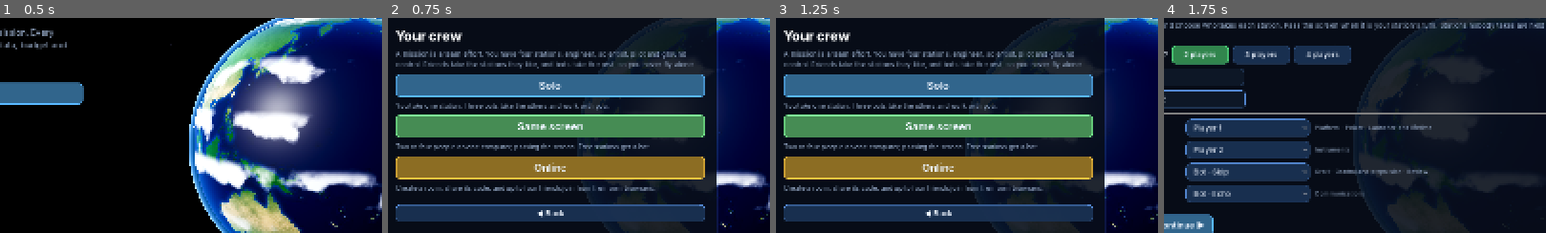
Above: before the commit, frames 1-4 (left to right).
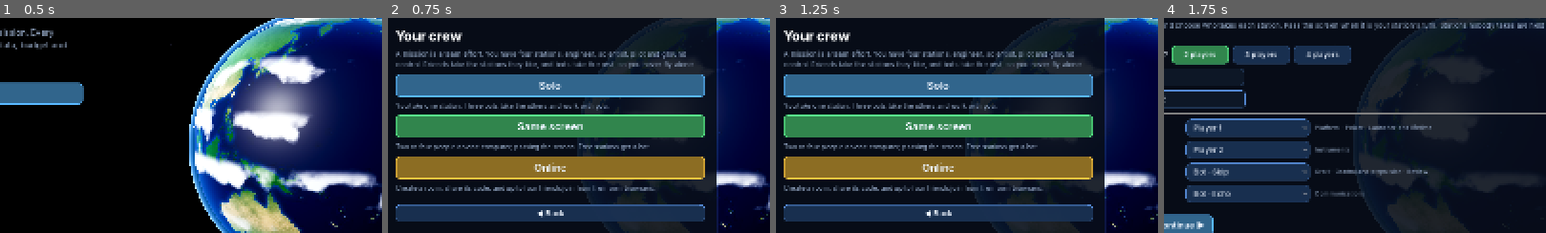
Above: after the commit, the same moments.

Repository: alexanderkholodov1/farpoint-horizon
Game: Godot game, scene res://scenes/main.tscn
The game is run twice, just before and just after one commit, with the same random seed, the same clock (stepped at 60 frames per second) and the same inputs.
Inputs:
- Up to frame 1 (0.5 s): no input
- Up to frame 2 (0.75 s): click "▶ Play" at 0.5 s
- Up to frame 3 (1.25 s): no input
- Up to frame 4 (1.75 s): click "Same screen" at 1.25 s
The pictures show only the part of the screen within x 29-79%, y 22-72%; the shares and areas given below are measured in that part.

Frame 1 is identical in both runs. In frame 2, 0.8% of the frame differs, in the area x 2-83%, y 44-56%; in frame 3, 0.8%; in frame 4, nothing differs.

Commit message:
Online room: Firebase bridge, database rules, Web preset head include; bots skip unknown steps and keep the player's rocket; station tiles from the UI kit; room docs

Diff:
--- /dev/null
+++ b/database.rules.json
@@ -0,0 +1,39 @@
+{
+  "rules": {
+    ".read": false,
+    ".write": false,
+    "rooms": {
+      "$code": {
+        ".read": "$code.matches(/^[A-Z0-9]{4,6}$/)",
+        ".write": "$code.matches(/^[A-Z0-9]{4,6}$/)",
+        "host": {
+          ".validate": "newData.isString() && newData.val().length <= 40 && (!data.exists() || data.val() === newData.val())"
+        },
+        "created": {
+          ".validate": "newData.isNumber()"
+        },
+        "state": {
+          ".validate": "newData.isString() && newData.val().length <= 20000"
+        },
+        "members": {
+          "$pid": {
+            ".validate": "$pid.length <= 40 && newData.hasChildren(['name', 'seen'])",
+            "name": { ".validate": "newData.isString() && newData.val().length <= 24" },
+            "seen": { ".validate": "newData.isNumber()" },
+            "$other": { ".validate": false }
+          }
+        },
+        "ops": {
+          "$op": {
+            ".validate": "newData.hasChildren(['by', 'j', 't'])",
+            "by": { ".validate": "newData.isString() && newData.val().length <= 40" },
+            "j": { ".validate": "newData.isString() && newData.val().length <= 4000" },
+            "t": { ".validate": "newData.isNumber()" },
+            "$other": { ".validate": false }
+          }
+        },
+        "$other": { ".validate": false }
+      }
+    }
+  }
+}
--- a/scripts/crew/bots.gd
+++ b/scripts/crew/bots.gd
@@ -20,6 +20,8 @@
 const NAMES := {"engineer": "Rivet", "scientist": "Quark", "pilot": "Skip", "ground": "Echo"}
 ## The order of the steps in the game (data/steps.json); each entry is a step id of data/steps.json.
 const CHAIN := ["orbita", "plataforma", "instrumentos", "energia", "comunicaciones", "control", "lanzador"]
+## A step id the bots know how to decide is in CHAIN; a bot that meets any other step (the steps change as parts move
+## into the builder) skips it: no change, no line. Who holds a step comes from data/steps.json, never from here.
 ## The order in which a plan works the parts out, by what each depends on.
 const PLAN := ["orbita", "plataforma", "instrumentos", "comunicaciones", "control", "energia", "lanzador"]
 
@@ -27,6 +29,8 @@
 ## What the bot does at `step_id`: {"patch": {mission fields it changes}, "line": {"t", "a"}}.
 ## m is the design as it is now (a Mission); touched maps the step ids a person has edited.
 static func act(step_id: String, m, touched: Dictionary) -> Dictionary:
+	if not CHAIN.has(step_id):
+		return {"patch": {}, "line": {}}
 	var c = _copy(m)
 	_plan(c, step_id, touched)
 	var patch := {}
@@ -263,6 +267,8 @@
 
 
 static func _pick_launcher(c) -> void:
+	if c.launcher == "custom":
+		return   # the player built a rocket (RocketDesign.CUSTOM): a bot never swaps it for a catalog one
 	c.years = maxi(c.years, GD.SCENARIOS[c.scenario].min_years)
 	var pick := ""
 	var pick_cost := INF
--- a/scripts/net/room.gd
+++ b/scripts/net/room.gd
@@ -250,6 +250,8 @@
 		return
 	var m = _mission()
 	var res: Dictionary = Bots.act(step_id, m, state.touched)
+	if res.line.is_empty():
+		return   # a step the bots do not know
 	for k in res.patch:
 		state.mission[k] = res.patch[k]
 	state.bot_lines[step_id] = {"station": st, "line": res.line}
--- a/scripts/screens/design.gd
+++ b/scripts/screens/design.gd
@@ -313,8 +313,7 @@
 	for role in GameData.ROLE_ORDER:
 		var R: Dictionary = GameData.ROLES[role]
 		var ok: bool = r.goals[role]
-		var pc := PanelContainer.new()
-		pc.add_theme_stylebox_override("panel", Kit.flat(Kit.C_CARD, R.color.darkened(0.3), 8, 1, 10, 8))
+		var pc := Kit.tile(R.color, 10.0, 8.0)
 		var h := Kit.hbox(8)
 		pc.add_child(h)
 		var v := Kit.vbox(1)
--- a/scripts/screens/team.gd
+++ b/scripts/screens/team.gd
@@ -56,7 +56,7 @@
 	var v := _frame(700, 520, tr("Your crew"), tr("A mission is a team effort. You have four stations: engineer, scientist, pilot and ground control. Friends take the stations they like, and bots take the rest, so you never fly alone."))
 	var opts := [
 		[tr("Solo"), tr("You take one station. Three bots take the others and work with you."), "solo", Kit.C_ACCENT],
-		[tr("Same screen"), tr("Two to four people on one computer, passing the screen. Free stations get a bot."), "same", Color(0.5, 1.0, 0.6)],
+		[tr("Same screen"), tr("Two to four people on one computer, passing the screen. Free stations get a bot."), "same", Kit.C_OK],
 		[tr("Online"), tr("Create a room, share its code, and up to four friends join from their own browsers."), "online", Kit.C_WARN]]
 	for o in opts:
 		var b := Kit.accent_btn(Kit.btn(o[0], func(): go("team", {"view": o[2]}), 22, 640), o[3])
@@ -84,9 +84,8 @@
 ## A card of a station: its name, goal, steps and who would hold it. pick runs when the button is pressed.
 func _station_card(st: String, pick: Callable, button_text: String, holder_text := "") -> PanelContainer:
 	var R: Dictionary = GameData.ROLES[st]
-	var pc := PanelContainer.new()
+	var pc := Kit.tile(R.color)
 	pc.size_flags_horizontal = Control.SIZE_EXPAND_FILL
-	pc.add_theme_stylebox_override("panel", Kit.flat(Kit.C_CARD, R.color.darkened(0.3), 8, 1, 12, 10))
 	var cv := Kit.vbox(3)
 	pc.add_child(cv)
 	cv.add_child(Kit.lbl(R.name, 20, R.color, Kit.FONT_T))
--- a/scripts/ui/kit.gd
+++ b/scripts/ui/kit.gd
@@ -117,6 +117,13 @@
 	p.mouse_filter = Control.MOUSE_FILTER_STOP
 	if pad != 16.0:
 		p.add_theme_stylebox_override("panel", flat(C_BG, Color(0.35, 0.6, 1.0, 0.28), 12, 1, pad, pad))
+	return p
+
+
+## A card-like panel with a tinted border (a station's color, a status): the one place screens get that look from.
+static func tile(border: Color, pad_x := 12.0, pad_y := 10.0) -> PanelContainer:
+	var p := PanelContainer.new()
+	p.add_theme_stylebox_override("panel", flat(C_CARD, border.darkened(0.3), 8, 1, pad_x, pad_y))
 	return p
 
 
Not shown, changed: export_presets.cfg
Not shown, changed: firebase.json
Not shown, changed: docs/architecture.md
